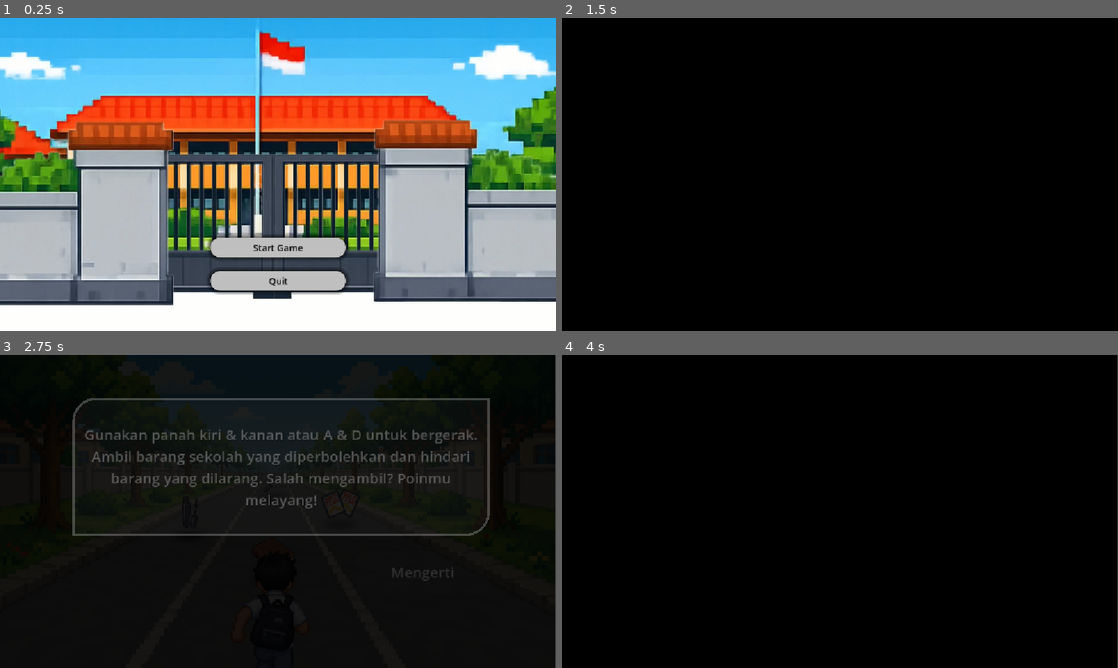
Above: before the commit, frames 1-4 (two rows, left to right).
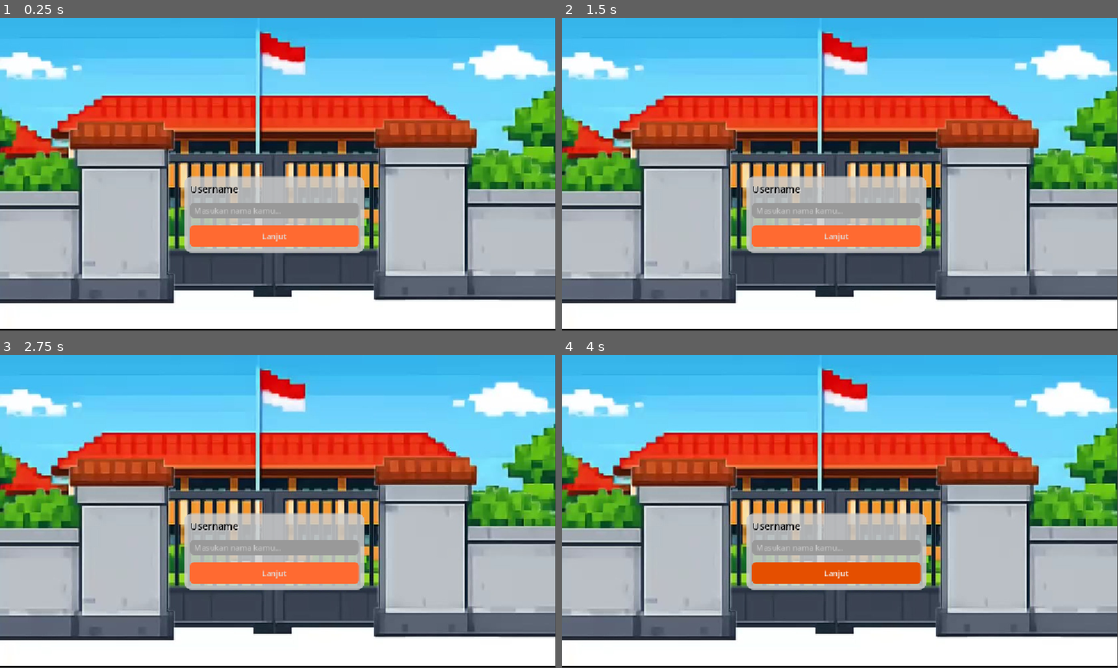
Above: after the commit, the same moments.

Repository: Hizynel/Game-Mpp
Game: Godot game, scene res://Scene/username.tscn
Two runs of this game, one before a commit and one after it. Both use one fixed random seed, a clock stepped at 60 frames per second and the inputs below. Before the commit the project starts from res://Scene/main_menu.tscn. Video files are missing from this copy of the repository; at most half a second of black plays in their place.
Inputs (mouse positions are in pixels of both pictures, inside the frame that each line leads up to):
- Up to frame 1 (0.25 s): no input
- Up to frame 2 (1.5 s): click (834, 237) at 0.5 s, where only the run after the commit has a clickable "Lanjut"; click (840, 246) at 1.25 s, where only the run before the commit has a clickable "Start Game"
- Up to frame 3 (2.75 s): click (422, 570) at 2 s, where only the run before the commit has a clickable "Mengerti"
- Up to frame 4 (4 s): click (834, 574) at 2.75 s, where only the run after the commit has a clickable "Lanjut"; click (834, 574) at 3.5 s, where only the run after the commit has a clickable "Lanjut"

The runs differ from the first frame. In frame 1, 21% of the frame differs, in the area x 0-100%, y 0-100%; in frame 2, 99%; in frame 3, 98%; in frame 4, 99%.

Commit message:
bikin scene input username

Diff:
--- /dev/null
+++ b/Scene/username.gd
@@ -0,0 +1,32 @@
+extends Control
+
+@onready var username_input = $PanelContainer/VBoxContainer/UsernameInput
+@onready var lanjut_button = $PanelContainer/VBoxContainer/LanjutButton
+
+func _ready():
+	lanjut_button.pressed.connect(_on_lanjut_pressed)
+
+
+func _on_lanjut_pressed():
+	var username = username_input.text.strip_edges()
+
+	if username == "":
+		print("Username belum diisi!")
+		return
+
+	print("Username:", username)
+
+	lanjut_button.disabled = true
+
+	_fade_to_black_and_change_scene("res://Scene/main_menu.tscn")
+
+
+func _fade_to_black_and_change_scene(target_scene: String):
+	var tween = create_tween()
+
+	# Mengubah modulasi warna scene saat ini menjadi Hitam Pekat dalam durasi 1.5 detik
+	# Efek TRANS_SINE membuat perubahan warnanya terasa lebih mulus
+	tween.tween_property(self, "modulate", Color.BLACK, 1.5).set_trans(Tween.TRANS_SINE)
+
+	await tween.finished
+	get_tree().change_scene_to_file(target_scene)
--- /dev/null
+++ b/Scene/username.tscn
@@ -0,0 +1,132 @@
+[gd_scene format=3 uid="uid://ct0wv0lmdhm2x"]
+
+[ext_resource type="Script" uid="uid://dmmne16ibr4" path="res://Scene/username.gd" id="1_kd28b"]
+[ext_resource type="Texture2D" uid="uid://qhel7hbbjhlx" path="res://Asset Game/bg.jpeg" id="1_lmumk"]
+
+[sub_resource type="StyleBoxFlat" id="StyleBoxFlat_woch1"]
+content_margin_left = 12.0
+content_margin_top = 12.0
+content_margin_right = 12.0
+content_margin_bottom = 12.0
+bg_color = Color(0.80616075, 0.8061607, 0.8061608, 0.84313726)
+corner_radius_top_left = 15
+corner_radius_top_right = 15
+corner_radius_bottom_right = 15
+corner_radius_bottom_left = 15
+corner_detail = 15
+
+[sub_resource type="StyleBoxFlat" id="StyleBoxFlat_os3dv"]
+content_margin_left = 8.0
+content_margin_right = 8.0
+corner_radius_top_left = 8
+corner_radius_top_right = 8
+corner_radius_bottom_right = 8
+corner_radius_bottom_left = 8
+
+[sub_resource type="StyleBoxFlat" id="StyleBoxFlat_3xska"]
+bg_color = Color(1, 0.41568628, 0.19215687, 1)
+corner_radius_top_left = 8
+corner_radius_top_right = 8
+corner_radius_bottom_right = 8
+corner_radius_bottom_left = 8
+
+[sub_resource type="StyleBoxFlat" id="StyleBoxFlat_7dt7m"]
+bg_color = Color(0.8980392, 0.30980393, 0, 1)
+corner_radius_top_left = 8
+corner_radius_top_right = 8
+corner_radius_bottom_right = 8
+corner_radius_bottom_left = 8
+
+[sub_resource type="StyleBoxFlat" id="StyleBoxFlat_kd28b"]
+bg_color = Color(0.8980392, 0.30980393, 0, 1)
+corner_radius_top_left = 8
+corner_radius_top_right = 8
+corner_radius_bottom_right = 8
+corner_radius_bottom_left = 8
+
+[sub_resource type="StyleBoxFlat" id="StyleBoxFlat_x46d5"]
+bg_color = Color(0.8980392, 0.30980393, 0, 1)
+corner_radius_top_left = 8
+corner_radius_top_right = 8
+corner_radius_bottom_right = 8
+corner_radius_bottom_left = 8
+
+[sub_resource type="StyleBoxFlat" id="StyleBoxFlat_b34r5"]
+bg_color = Color(0.8980392, 0.30980393, 0, 1)
+corner_radius_top_left = 8
+corner_radius_top_right = 8
+corner_radius_bottom_right = 8
+corner_radius_bottom_left = 8
+
+[sub_resource type="StyleBoxFlat" id="StyleBoxFlat_hr0mi"]
+bg_color = Color(0.8980392, 0.30980393, 0, 1)
+corner_radius_top_left = 8
+corner_radius_top_right = 8
+corner_radius_bottom_right = 8
+corner_radius_bottom_left = 8
+
+[sub_resource type="StyleBoxFlat" id="StyleBoxFlat_7mipf"]
+bg_color = Color(0.8980392, 0.30980393, 0, 1)
+corner_radius_top_left = 8
+corner_radius_top_right = 8
+corner_radius_bottom_right = 8
+corner_radius_bottom_left = 8
+
+[sub_resource type="StyleBoxFlat" id="StyleBoxFlat_8besb"]
+bg_color = Color(0.8980392, 0.30980393, 0, 1)
+corner_radius_top_left = 8
+corner_radius_top_right = 8
+corner_radius_bottom_right = 8
+corner_radius_bottom_left = 8
+
+[node name="Username" type="Control" unique_id=1127487124]
+layout_mode = 3
+anchors_preset = 15
+anchor_right = 1.0
+anchor_bottom = 1.0
+grow_horizontal = 2
+grow_vertical = 2
+script = ExtResource("1_kd28b")
+
+[node name="Bg" type="Sprite2D" parent="." unique_id=1293210938]
+position = Vector2(574, 320.99997)
+scale = Vector2(0.84260625, 0.84375006)
+texture = ExtResource("1_lmumk")
+
+[node name="PanelContainer" type="PanelContainer" parent="." unique_id=1211553238]
+layout_mode = 0
+offset_left = 382.0
+offset_top = 328.0
+offset_right = 755.0
+offset_bottom = 486.0
+theme_override_styles/panel = SubResource("StyleBoxFlat_woch1")
+
+[node name="VBoxContainer" type="VBoxContainer" parent="PanelContainer" unique_id=26608896]
+layout_mode = 2
+theme_override_constants/separation = 15
+
+[node name="Title" type="Label" parent="PanelContainer/VBoxContainer" unique_id=238971186]
+layout_mode = 2
+theme_override_colors/font_color = Color(0, 0, 0, 1)
+theme_override_colors/font_shadow_color = Color(0.98039216, 0.98039216, 0.98039216, 0.9882353)
+theme_override_colors/font_outline_color = Color(1, 1, 1, 1)
+theme_override_font_sizes/font_size = 20
+text = "Username"
+
+[node name="UsernameInput" type="LineEdit" parent="PanelContainer/VBoxContainer" unique_id=1362285195]
+layout_mode = 2
+theme_override_styles/normal = SubResource("StyleBoxFlat_os3dv")
+placeholder_text = "Masukan nama kamu..."
+
+[node name="LanjutButton" type="Button" parent="PanelContainer/VBoxContainer" unique_id=544795118]
+custom_minimum_size = Vector2(0, 45)
+layout_mode = 2
+theme_override_styles/normal = SubResource("StyleBoxFlat_3xska")
+theme_override_styles/pressed = SubResource("StyleBoxFlat_7dt7m")
+theme_override_styles/hover = SubResource("StyleBoxFlat_kd28b")
+theme_override_styles/hover_mirrored = SubResource("StyleBoxFlat_x46d5")
+theme_override_styles/hover_pressed = SubResource("StyleBoxFlat_b34r5")
+theme_override_styles/hover_pressed_mirrored = SubResource("StyleBoxFlat_hr0mi")
+theme_override_styles/disabled = SubResource("StyleBoxFlat_7mipf")
+theme_override_styles/focus = SubResource("StyleBoxFlat_8besb")
+text = "Lanjut"
--- a/project.godot
+++ b/project.godot
@@ -11,7 +11,7 @@
 [application]
 
 config/name="Game Mpp"
-run/main_scene="uid://kqsfealam1wk"
+run/main_scene="uid://ct0wv0lmdhm2x"
 config/features=PackedStringArray("4.7", "GL Compatibility")
 config/icon="res://Icon/icon.svg"
 
Not shown, added: Scene/username.gd.uid
